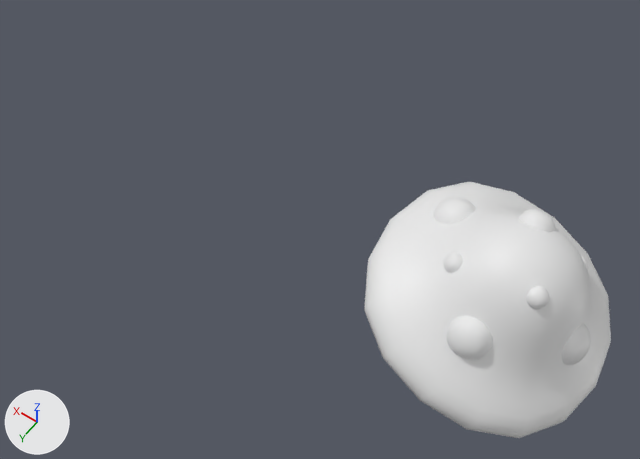
What one commit did to the Blender file item/KurTips/mushroom.blend.
One viewpoint serves both versions: a 50 mm camera at (-2.58, 7.59, 13.22) aimed at (2.75, 0.13, 1.5). Lighting does not change. The marker at lower left points along +X, +Y and +Z. The picture after the commit comes second.

The older version as bpy lines, for what is in view:
```python
ob_mushroom = bpy.data.objects.new('mushroom', me_立方体)
ob_mushroom.location = (-0.67, 0.0, 2.69)
ob_mushroom.rotation_euler = (0.0, -0.36, 0.0)  # degrees (0, -21, 0)
ob_立方体 = bpy.data.objects.new('立方体', me_立方体_001)
ob_立方体.location = (0.68, -0.44, 2.89)
ob_立方体.rotation_euler = (0.15, 0.344, -0.052)  # degrees (8.6, 20, -3)
ob_立方体_001 = bpy.data.objects.new('立方体.001', me_立方体_002)
ob_立方体_001.location = (-0.55, 1.21, 2.64)
ob_立方体_001.rotation_euler = (-0.923, 0.0195, 0.212)  # degrees (-53, 1.1, 12)
ob_立方体_002 = bpy.data.objects.new('立方体.002', me_立方体_003)
ob_立方体_002.location = (-0.53, -0.59, 3.4)
ob_立方体_002.rotation_euler = (0.689, -0.108, 0.22)  # degrees (39, -6.2, 13)
ob_立方体_002.scale = (0.807, 0.807, 0.807)
ob_立方体_003 = bpy.data.objects.new('立方体.003', me_立方体_004)
ob_立方体_003.location = (-1.76, 0.16, 2.22)
ob_立方体_003.rotation_euler = (-0.447, -1.293, 0.392)  # degrees (-26, -74, 22)
ob_立方体_005 = bpy.data.objects.new('立方体.005', me_立方体_006)
ob_立方体_005.location = (0.16, 0.55, 3.13)
ob_立方体_005.rotation_euler = (0.0693, 0.664, 0.733)  # degrees (4, 38, 42)
ob_立方体_005.scale = (0.471, 0.471, 0.471)
ob_立方体_006 = bpy.data.objects.new('立方体.006', me_立方体_007)
ob_立方体_006.location = (-1.12, 0.51, 3.3)
ob_立方体_006.rotation_euler = (-0.709, 0.168, 0.998)  # degrees (-41, 9.6, 57)
ob_立方体_006.scale = (0.471, 0.471, 0.471)
```
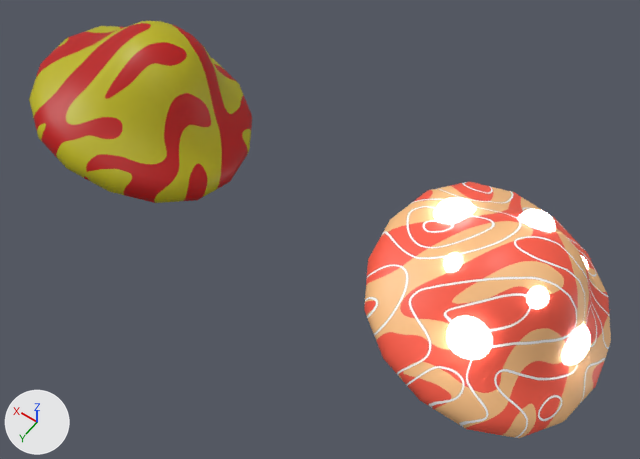
Location of each change, (x1, y1, x2, y2) in pixels of the pictures (640 x 459 px):
'mushroom', recoloured (white to red)
    both: (364, 182, 611, 438)
'mushroom-texture', added
    after: (29, 21, 252, 203)
'立方体.001', recoloured (lighter)
    both: (447, 315, 492, 360)
'立方体', recoloured
    both: (433, 197, 476, 224)
'立方体.003', recoloured (lighter)
    both: (562, 324, 591, 365)
'立方体.002', recoloured
    both: (519, 209, 555, 232)
'立方体.006', recoloured (lighter)
    both: (526, 286, 549, 309)
'立方体.005', recoloured
    both: (444, 253, 463, 273)

Edits to the bpy script that builds the scene:
```text
Add img_斑馬紋0_png:
    img_斑馬紋0_png = load_image('斑馬紋0.png', '_unpacked/___0.png', 1000, 1000, 'sRGB')
Add img_樹紋_png:
    img_樹紋_png = load_image('樹紋.png', '_unpacked/__.png', 1000, 1000, 'sRGB')
Add mat_mushroom_got_texture:
    mat_mushroom_got_texture = principled_material('mushroom_got_texture')
    mat_mushroom_got_texture.base_color = (0.8, 0.8, 0.8)  # white #e7e7e7
    mat_mushroom_got_texture.emission_color = (0.986, 0.986, 0.986)  # white #fdfdfd
    mat_mushroom_got_texture.emission_strength = 10.3
Add mat_mushroom1:
    mat_mushroom1 = bpy.data.materials.new('mushroom1')
    # colours: red #ff5c46, beige #ffc487
    # uses the picture img_斑馬紋0_png
    # uses the picture img_樹紋_png
Add mat_mushroom2:
    mat_mushroom2 = bpy.data.materials.new('mushroom2')
    # colours: yellow #bcb406, red #bc0000
    # uses the picture img_斑馬紋0_png
Change me_立方体:
    where me_立方体.from_pydata(...)  # 24 vertices, 22 faces; spans x -2.25..2.25, y -2.25..2.25, z -1.24..0.99
    add me_立方体.materials.append(mat_mushroom1)
Change me_立方体_001:
    where me_立方体_001.from_pydata(...)  # 12 vertices, 10 faces; spans x -0.4..0.4, y -0.4..0.4, z -0.155..0.205
    add me_立方体_001.materials.append(mat_mushroom_got_texture)  # white #e7e7e7, glowing white #fdfdfd
Change me_立方体_002:
    where me_立方体_002.from_pydata(...)  # 12 vertices, 10 faces; spans x -0.4..0.4, y -0.4..0.4, z -0.155..0.205
    add me_立方体_002.materials.append(mat_mushroom_got_texture)  # white #e7e7e7, glowing white #fdfdfd
Change me_立方体_003:
    where me_立方体_003.from_pydata(...)  # 12 vertices, 10 faces; spans x -0.4..0.4, y -0.4..0.4, z -0.155..0.205
    add me_立方体_003.materials.append(mat_mushroom_got_texture)  # white #e7e7e7, glowing white #fdfdfd
Change me_立方体_004:
    where me_立方体_004.from_pydata(...)  # 12 vertices, 10 faces; spans x -0.4..0.4, y -0.4..0.4, z -0.155..0.205
    add me_立方体_004.materials.append(mat_mushroom_got_texture)  # white #e7e7e7, glowing white #fdfdfd
Change me_立方体_006:
    where me_立方体_006.from_pydata(...)  # 12 vertices, 10 faces; spans x -0.4..0.4, y -0.4..0.4, z -0.155..0.205
    add me_立方体_006.materials.append(mat_mushroom_got_texture)  # white #e7e7e7, glowing white #fdfdfd
Change me_立方体_007:
    where me_立方体_007.from_pydata(...)  # 12 vertices, 10 faces; spans x -0.4..0.4, y -0.4..0.4, z -0.155..0.205
    add me_立方体_007.materials.append(mat_mushroom_got_texture)  # white #e7e7e7, glowing white #fdfdfd
Add me_立方体_008:
    me_立方体_008.from_pydata(...)  # 24 vertices, 22 faces; spans x -2.25..2.25, y -2.25..2.25, z -1.24..0.99
    me_立方体_008.polygons.foreach_set('use_smooth', [True] * 22)
    me_立方体_008.materials.append(mat_mushroom2)
Add ob_mushroom_texture:
    ob_mushroom_texture = bpy.data.objects.new('mushroom-texture', me_立方体_008)
    ob_mushroom_texture.location = (6.45, -0.21, 2.74)
    ob_mushroom_texture.rotation_euler = (0.0746, -0.36, 0.421)  # degrees (4.3, -21, 24)
    _m = ob_mushroom_texture.modifiers.new('细分', 'SUBSURF')
    _m.levels = 3
    _m.render_levels = 3
```
